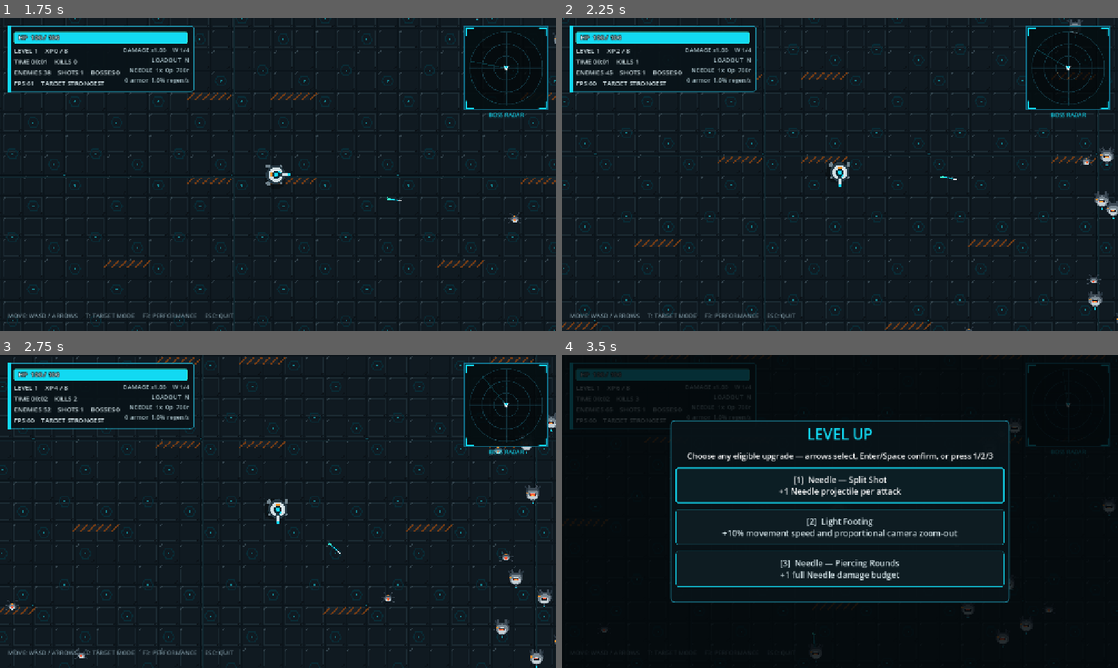
Above: before the commit, frames 1-4 (two rows, left to right).
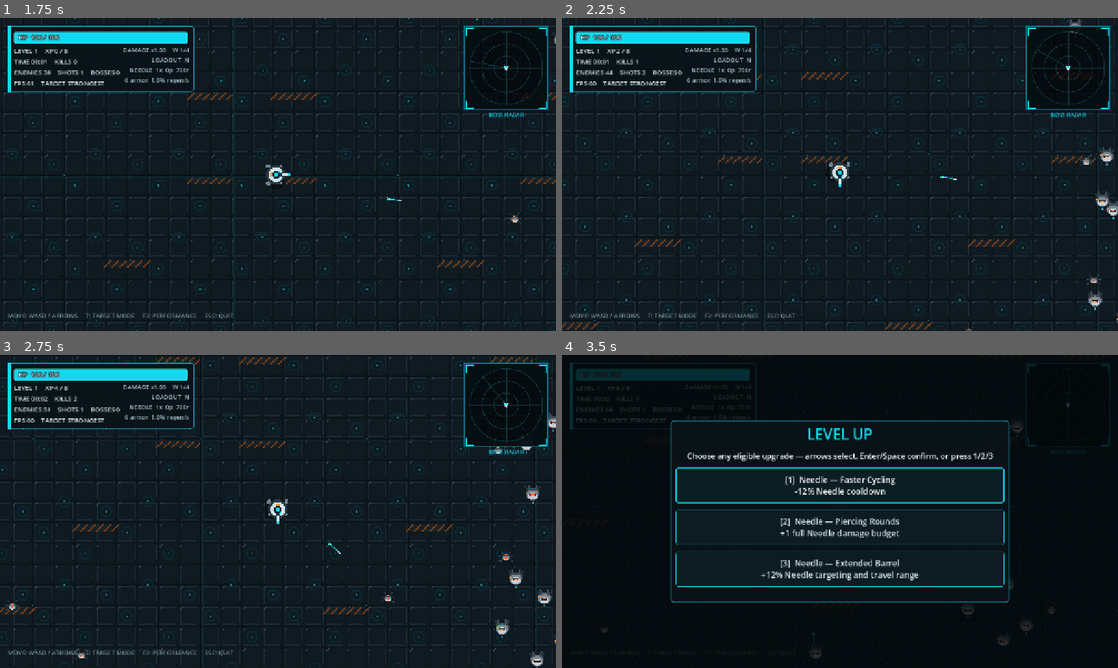
Above: after the commit, the same moments.

Repository: LoushengM/overrun
Game: Godot game, scene res://scenes/main.tscn
The game is run twice, just before and just after one commit, with the same random seed, the same clock (stepped at 60 frames per second) and the same inputs.
Inputs:
- Up to frame 1 (1.75 s): click "[1] Runner — Salvager - 25% w…" at 0.5 s; tap Enter at 1.25 s; hold Right from 1.28 s (still down); tap T at 1.35 s; tap Space at 1.52 s
- Up to frame 2 (2.25 s): release Right at 2.03 s; hold Down from 2.03 s (still down); tap Enter at 2.1 s
- Up to frame 3 (2.75 s): keep holding Down; tap Space at 2.27 s
- Up to frame 4 (3.5 s): release Down at 2.78 s; hold Right from 2.78 s (still down); tap Keypad Enter at 2.85 s

Frame 1 is identical in both runs. In frame 2, less than 0.1% of the frame differs, in the area x 8-99%, y 16-62%; in frame 3, 0.1%; in frame 4, 2.1%, in the area x 8-100%, y 17-94%.

Commit message:
Throttle spawning by live enemy population

Diff:
--- a/src/game_config.gd
+++ b/src/game_config.gd
@@ -252,10 +252,21 @@
 const ORBITAL_DPS_UPTIME_FACTOR := 0.60
 const DETONATOR_DPS_UPTIME_FACTOR := 0.70
 
-const ENEMY_CAP := 1450
+# Reserve boss capacity inside the total population budget so late waves cannot
+# crowd out scheduled bosses. Normal enemies stop at 715; up to ten bosses bring
+# the absolute live-enemy ceiling to 725.
+const ENEMY_CAP := 725
+const BOSS_CAP := 10
+const NORMAL_ENEMY_CAP := ENEMY_CAP - BOSS_CAP
+
+# Population-based spawn throttling. The multiplier is a normalized logarithm
+# of remaining capacity: 1.0 in an empty arena, then progressively lower as the
+# live population approaches ENEMY_CAP. A strength of 31 gives approximately
+# 0.82 at half capacity and 0.41 at 90% capacity.
+const SPAWN_POPULATION_LOG_STRENGTH := 31.0
+
 const PROJECTILE_CAP := 16384
 const PICKUP_CAP := 40
-const BOSS_CAP := 10
 const GRID_CELL_SIZE := 96.0
 
 # The arena is a torus: leaving one edge re-enters the opposite edge. WORLD_SIZE
--- a/src/hud.gd
+++ b/src/hud.gd
@@ -235,9 +235,10 @@
                 int(stats.get("primitives", 0)),
                 int(stats.get("render_objects", 0)),
             ]
-            + "ENEMY %d    SHOTS %d    FIELDS %d
+            + "ENEMY %d/%d    SHOTS %d    FIELDS %d
 " % [
                 int(stats.get("enemies", 0)),
+                int(stats.get("enemy_cap", 0)),
                 int(stats.get("enemy_shots", 0)),
                 int(stats.get("fields", 0)),
             ]
@@ -247,7 +248,10 @@
                 int(stats.get("orbitals", 0)),
                 int(stats.get("blasts", 0)),
             ]
-            + "GRID CELLS %d" % int(stats.get("grid_cells", 0))
+            + "GRID CELLS %d    SPAWN POP %.0f%%" % [
+                int(stats.get("grid_cells", 0)),
+                float(stats.get("spawn_population_multiplier", 1.0)) * 100.0,
+            ]
         )
 
 
--- a/src/simulation_world.gd
+++ b/src/simulation_world.gd
@@ -534,7 +534,7 @@
     enemy_grid_cells.clear()
     enemy_grid_slots.clear()
     enemy_update_tick = 0
-    for i in range(1200):
+    for i in range(GameConfig.NORMAL_ENEMY_CAP):
         var angle := rng.randf_range(0.0, TAU)
         var distance := rng.randf_range(380.0, 1800.0)
         _add_enemy(
@@ -1493,15 +1493,38 @@
         surge_multiplier = 1.0 + 3.0 * minf(1.0, surge_time / GameConfig.SURGE_RAMP_TIME)
     surge_multiplier *= _phase_spawn_multiplier()
 
-    spawn_accumulator += base_rate * surge_multiplier * delta
+    var population_multiplier := _population_spawn_multiplier(enemy_positions.size())
+    var effective_rate := base_rate * surge_multiplier * population_multiplier
+    spawn_accumulator += effective_rate * delta
     var spawned_this_tick := 0
-    while spawn_accumulator >= 1.0 and enemy_positions.size() < GameConfig.ENEMY_CAP and spawned_this_tick < GameConfig.MAX_SPAWNS_PER_TICK:
-        _spawn_normal_enemy()
+    var normal_count := enemy_positions.size() - get_boss_count()
+    while (
+        spawn_accumulator >= 1.0
+        and normal_count < GameConfig.NORMAL_ENEMY_CAP
+        and enemy_positions.size() < GameConfig.ENEMY_CAP
+        and spawned_this_tick < GameConfig.MAX_SPAWNS_PER_TICK
+    ):
+        if not _spawn_normal_enemy(true):
+            break
         spawn_accumulator -= 1.0
         spawned_this_tick += 1
-
-    var max_spawn_debt := base_rate * surge_multiplier * GameConfig.MAX_SPAWN_DEBT_SECONDS
+        normal_count += 1
+
+    var max_spawn_debt := effective_rate * GameConfig.MAX_SPAWN_DEBT_SECONDS
     spawn_accumulator = minf(spawn_accumulator, max_spawn_debt)
+
+
+# Throttle replenishment from the current live population. Using the logarithm
+# of remaining capacity preserves strong recovery after a clear while easing
+# progressively toward zero near the hard cap.
+func _population_spawn_multiplier(alive_count: int) -> float:
+    var remaining_fraction := clampf(
+        1.0 - float(alive_count) / float(GameConfig.ENEMY_CAP),
+        0.0,
+        1.0
+    )
+    var strength := GameConfig.SPAWN_POPULATION_LOG_STRENGTH
+    return log(1.0 + strength * remaining_fraction) / log(1.0 + strength)
 
 
 # Ramp -> spike -> collapse, repeating. Returns a multiplier on the base spawn
@@ -1538,16 +1561,24 @@
     _request_sound("boss_spawn")
 
 
-func _spawn_normal_enemy() -> void:
-    if enemy_positions.size() >= GameConfig.ENEMY_CAP:
-        return
+func _spawn_normal_enemy(capacity_prechecked: bool = false) -> bool:
+    if not capacity_prechecked and (
+        enemy_positions.size() >= GameConfig.ENEMY_CAP
+        or enemy_positions.size() - get_boss_count() >= GameConfig.NORMAL_ENEMY_CAP
+    ):
+        return false
     var angle := rng.randf_range(0.0, TAU)
     if player_move_direction.length_squared() > 0.1 and rng.randf() < 0.20:
         angle = player_move_direction.angle() + rng.randf_range(-0.55, 0.55)
     var view_scale := _camera_view_scale()
     var distance := rng.randf_range(760.0 * view_scale, 1040.0 * view_scale)
     var spawn_position := WorldSpace.wrap_position(player_position + Vector2.from_angle(angle) * distance)
-    _spawn_archetype(spawn_position, _pick_archetype(_paced_minutes()), 1.0)
+    return _spawn_archetype(
+        spawn_position,
+        _pick_archetype(_paced_minutes()),
+        1.0,
+        capacity_prechecked
+    )
 
 
 # Stat scales packed into a Vector4 (health, speed, damage, radius) so archetype
@@ -1639,9 +1670,17 @@
     return EnemyArchetype.GRUNT
 
 
-func _spawn_archetype(position: Vector2, archetype: int, health_multiplier: float) -> void:
-    if enemy_positions.size() >= GameConfig.ENEMY_CAP:
-        return
+func _spawn_archetype(
+    position: Vector2,
+    archetype: int,
+    health_multiplier: float,
+    capacity_prechecked: bool = false
+) -> bool:
+    if not capacity_prechecked and (
+        enemy_positions.size() >= GameConfig.ENEMY_CAP
+        or enemy_positions.size() - get_boss_count() >= GameConfig.NORMAL_ENEMY_CAP
+    ):
+        return false
     var minutes := _paced_minutes()
     var damage_scale := 1.0 + 0.10 * minutes + 0.020 * minutes * minutes
     var scale := _archetype_stat_scale(archetype)
@@ -1656,6 +1695,7 @@
         Vector2.ZERO,
         archetype
     )
+    return true
 
 
 func _current_normal_speed_scale() -> float:
@@ -2568,6 +2608,8 @@
         "paced_elapsed": _paced_elapsed_time(),
         "kills": kills,
         "enemies": enemy_positions.size(),
+        "enemy_cap": GameConfig.ENEMY_CAP,
+        "spawn_population_multiplier": _population_spawn_multiplier(enemy_positions.size()),
         "projectiles": projectile_positions.size(),
         "fields": field_positions.size(),
         "pickups": pickup_positions.size(),
--- a/tests/crowd_benchmark.gd
+++ b/tests/crowd_benchmark.gd
@@ -18,24 +18,25 @@
     world.player_position = Vector2.ZERO
     world.needle_timer = 9999.0
 
-    # 1200 enemies is the stated performance promise, so the grid has to match
-    # it -- 32x25 only ever exercised 800.
-    var columns := 40
-    var rows := 30
+    # Exercise the full normal-enemy budget. Ten additional slots are reserved
+    # for bosses, keeping the total live population at or below ENEMY_CAP.
+    var columns := 29
+    var rows := ceili(float(GameConfig.NORMAL_ENEMY_CAP) / float(columns))
     var spacing := Vector2(38.0, 27.0)
     var origin := Vector2(-float(columns - 1) * spacing.x * 0.5, -float(rows - 1) * spacing.y * 0.5)
-    for row in range(rows):
-        for column in range(columns):
-            world._add_enemy(
-                origin + Vector2(column * spacing.x, row * spacing.y),
-                1000000.0,
-                0.0,
-                0.0,
-                GameConfig.NORMAL_ENEMY_RADIUS,
-                0,
-                SimulationWorld.EnemyKind.NORMAL,
-                Vector2.ZERO
-            )
+    for enemy_index in range(GameConfig.NORMAL_ENEMY_CAP):
+        var column := enemy_index % columns
+        var row := enemy_index / columns
+        world._add_enemy(
+            origin + Vector2(column * spacing.x, row * spacing.y),
+            1000000.0,
+            0.0,
+            0.0,
+            GameConfig.NORMAL_ENEMY_RADIUS,
+            0,
+            SimulationWorld.EnemyKind.NORMAL,
+            Vector2.ZERO
+        )
 
     world._update_render_batches()
     var started := Time.get_ticks_msec()
@@ -44,6 +45,8 @@
 
     print("CROWD_BENCHMARK_RESULT ", JSON.stringify({
         "enemies": world.enemy_positions.size(),
+        "normal_enemy_cap": GameConfig.NORMAL_ENEMY_CAP,
+        "total_enemy_cap": GameConfig.ENEMY_CAP,
         "visible_instances": world.normal_enemy_multimesh.visible_instance_count,
         "fps": Engine.get_frames_per_second(),
     }))
--- a/tests/regression_test.gd
+++ b/tests/regression_test.gd
@@ -27,6 +27,7 @@
     _test_player_invulnerability(world)
     _test_speed_upgrade_camera_zoom(world)
     _test_game_pace_scaling(world)
+    _test_population_spawn_curve(world)
     _test_enemy_speed_scaling(world)
     _test_boss_scaling_and_protection(world)
     _test_weapon_slots_and_boss_rewards(scene, world, hud)
@@ -556,6 +557,41 @@
     world.elapsed_time = GameConfig.FIRST_BOSS_TIME / GameConfig.GAME_PACE_MULTIPLIER
     world._update_boss_schedule()
     assert(world.get_boss_count() == 1, "The first boss must spawn at 22.5 real seconds under 2x pace")
+
+
+func _test_population_spawn_curve(world: SimulationWorld) -> void:
+    assert(GameConfig.ENEMY_CAP == 725, "The total live-enemy cap must be halved to 725")
+    assert(GameConfig.NORMAL_ENEMY_CAP == 715, "Ten slots must remain reserved for bosses")
+
+    var empty_multiplier := world._population_spawn_multiplier(0)
+    var half_multiplier := world._population_spawn_multiplier(GameConfig.ENEMY_CAP / 2)
+    var crowded_multiplier := world._population_spawn_multiplier(
+        floori(float(GameConfig.ENEMY_CAP) * 0.90)
+    )
+    var nearly_full_multiplier := world._population_spawn_multiplier(GameConfig.ENEMY_CAP - 1)
+    var full_multiplier := world._population_spawn_multiplier(GameConfig.ENEMY_CAP)
+
+    assert(is_equal_approx(empty_multiplier, 1.0), "An empty arena must retain the full spawn rate")
+    assert(half_multiplier > 0.79 and half_multiplier < 0.83, "Half capacity must retain roughly 81% of the base spawn rate")
+    assert(crowded_multiplier > 0.38 and crowded_multiplier < 0.44, "At 90% capacity the logarithmic throttle must reduce spawning to roughly 41%")
+    assert(nearly_full_multiplier > 0.0 and nearly_full_multiplier < crowded_multiplier, "The curve must continue easing toward the cap")
+    assert(is_zero_approx(full_multiplier), "The population multiplier must reach zero at the hard cap")
+
+    _clear_combat_state(world)
+    for enemy_index in range(GameConfig.NORMAL_ENEMY_CAP):
+        world._add_enemy(
+            Vector2(float(enemy_index), 0.0),
+            1.0,
+            0.0,
+            0.0,
+            GameConfig.NORMAL_ENEMY_RADIUS,
+            0,
+            SimulationWorld.EnemyKind.NORMAL,
+            Vector2.ZERO
+        )
+    world._spawn_normal_enemy()
+    assert(world.enemy_positions.size() == GameConfig.NORMAL_ENEMY_CAP, "Normal spawning must preserve ten boss slots")
+    _clear_combat_state(world)
 
 
 func _test_enemy_speed_scaling(world: SimulationWorld) -> void:
Not shown, changed: README.md
Not shown, changed: scripts/test.sh
